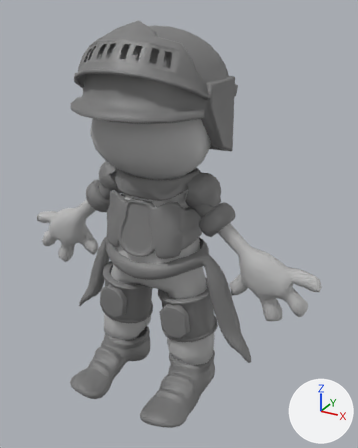
One commit to the FBX model Assets/02_Art/2_Models/Characters/Monos/Frank_Model.fbx: the scene before it, then after it.
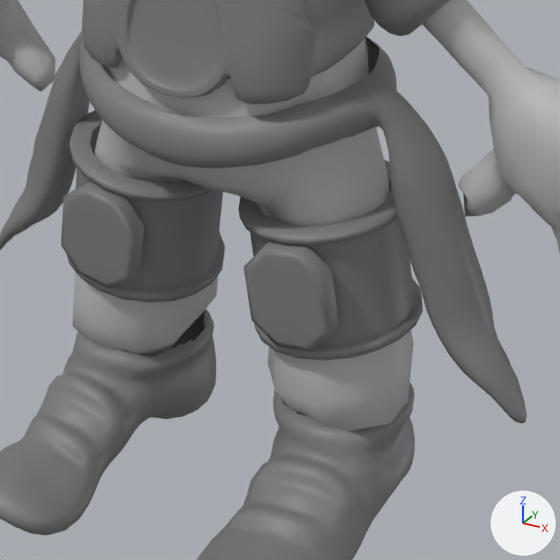
Each version is shown whole from a 50 mm camera at (1.65, -2.59, 2.62) aimed at (0.14, 0.16, 1.24), then close up on the part from 22% to 73% of the width and 50% to 91% of the height. Every picture has the same lights, and +X, +Y and +Z are marked at lower right. Where no turn or scale is listed for an object, it has been applied to the vertices. Vertices at the same position are counted once.

The first close-up shows 'Casco3', 'pasted__Low'.
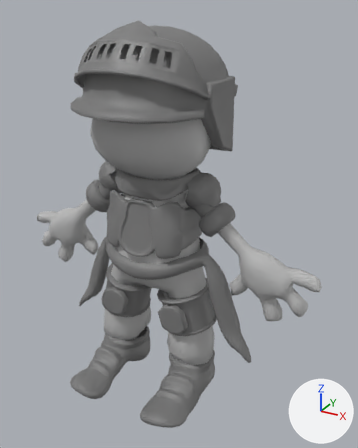
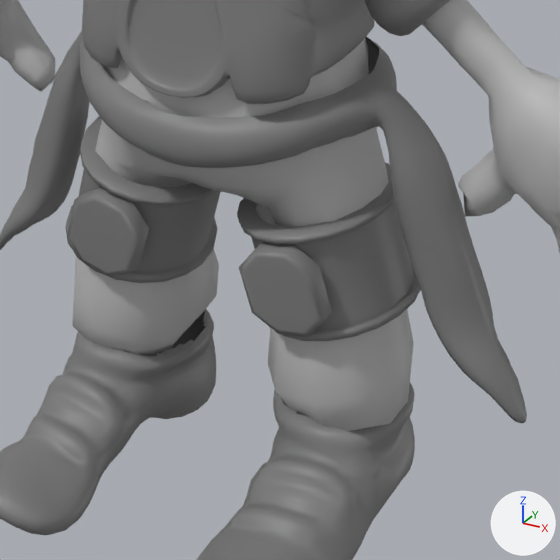
Where the newer file only moved an object's origin or applied its transform, the numbers keep the older frame.

Pixel boxes (x1, y1, x2, y2) of what changed, in the close-ups (560 x 560 px; the box of a moved part takes in the faces that stretch with it):
part 1 of me_mesh_001, moved or reshaped
    before: (61, 181, 144, 289)
    after: (67, 188, 149, 277)
part 2 of me_mesh_001, moved or reshaped
    before: (67, 110, 225, 303)
    after: (65, 116, 221, 283)
part 3 of me_mesh_001, moved or reshaped
    before: (238, 160, 423, 360)
    after: (237, 163, 421, 341)
part 4 of me_mesh_001, moved or reshaped
    before: (244, 241, 339, 352)
    after: (239, 242, 332, 337)

The change, as a diff of the scene's bpy script:
```diff
--- a/Assets/02_Art/2_Models/Characters/Monos/Frank_Model.fbx.py
+++ b/Assets/02_Art/2_Models/Characters/Monos/Frank_Model.fbx.py
@@ me_mesh_001 @@
 me_mesh_001.from_pydata(...)  # 6322 vertices, 5976 faces; spans x -0.76..0.76, y -0.61..0.61, z -1.28..1.28
 # used by ob_casco3; location = (-0.004, 0.095, 1.272)
+# me_mesh_001 part 1: the loose piece of 24 vertices spanning x -0.37..-0.15, y -0.23..-0.18, z -0.76..-0.49 is multiplied about its middle by the matrix ((0.864, 0.007, 0.094), (-0.005, 0.869, -0.014), (-0.094, 0.013, 0.864)), then moved by (0.02, 0.0, 0.01)
+# me_mesh_001 part 2: the loose piece of 160 vertices spanning x -0.47..-0.04, y -0.2..0.19, z -0.82..-0.44 is multiplied about its middle by the matrix ((0.926, 0.008, 0.105), (-0.006, 1.0, -0.013), (-0.069, 0.015, 0.822)), then moved by (0.0, 0.0, 0.02)
+# me_mesh_001 part 3: the loose piece of 160 vertices spanning x 0.04..0.47, y -0.2..0.19, z -0.82..-0.44 is multiplied about its middle by the matrix ((0.925, -0.008, -0.104), (0.006, 1.0, -0.013), (0.069, 0.015, 0.822)), then moved by (0.0, 0.0, 0.02)
+# me_mesh_001 part 4: 24 of 6322 vertices moved; they spanned x 0.15..0.37, y -0.23..-0.18, z -0.76..-0.49 and now span x 0.13..0.35, y -0.23..-0.18, z -0.73..-0.5; mean shift (-0.02, 0.0, 0.01); largest move (0.32, -0.18, -0.74) -> (0.31, -0.18, -0.71)
 me_mesh_001.materials.append(mat_armadura)
```
